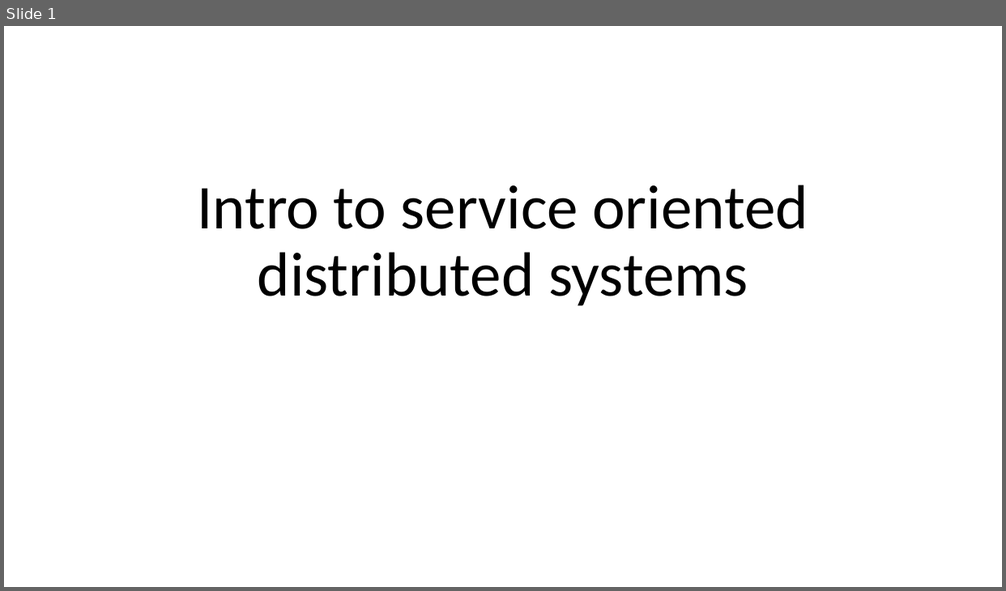
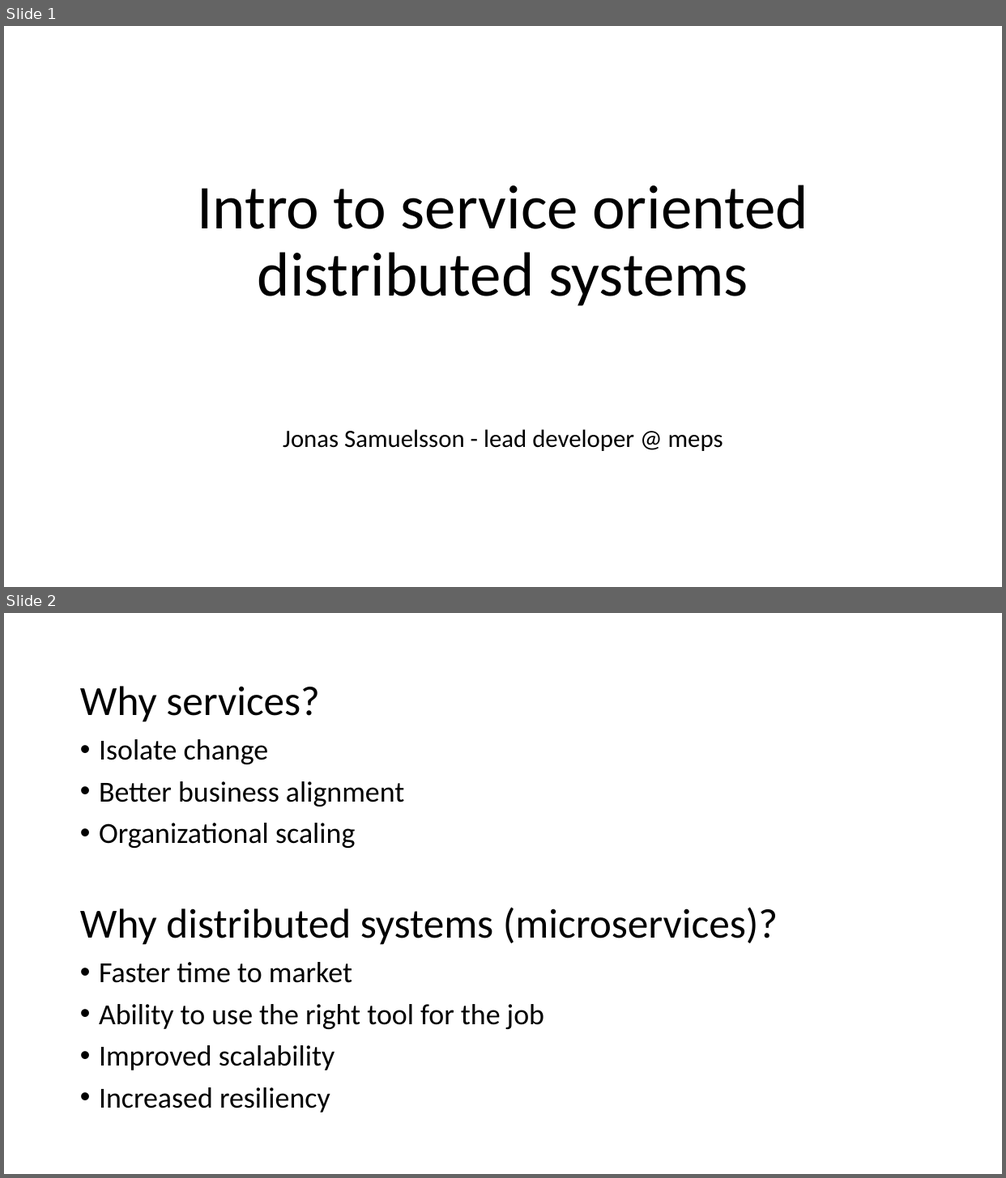
Before and after one commit to JonasSamuelsson/presentations, a slide deck: 2019-03-intro-to-service-oriented-distributed-systems/intro to service oriented distributed systems.pptx. Shown one above the other, each under a label of ours: slide 1 before the commit, slides 1 and 2 after it. The pictures are 1006x591 and 1006x1178 pixels, drawn with LibreOffice and Linux fonts; fonts in the diff are those of the drawing. Boxes give left, top, right and bottom in pixels: in the first picture for what was removed or moved away, otherwise in the second. Text is boxed around its words. In the diff, an @@ line names an element or a change of style, - is before the commit and + after.

```diff
--- a/2019-03-intro-to-service-oriented-distributed-systems/intro to service oriented distributed systems.pptx
+++ b/2019-03-intro-to-service-oriented-distributed-systems/intro to service oriented distributed systems.pptx
@@ slide 2 added at (4,613,1002,1174), background #FFFFFF @@
@@ text added at (80,686,778,1113), 28 pt, text #000000 @@
+Why services?
+• Isolate change
+• Better business alignment
+• Organizational scaling
+Why distributed systems (microservices)?
+• Faster time to market
+• Ability to use the right tool for the job
+• Improved scalability
+• Increased resiliency
@@ slide 1 changed as well @@
@@ subtitle added at (283,429,723,451), 24 pt, text #000000 @@
+Jonas Samuelsson - lead developer @ meps
```
Also in this commit, not shown: 3 other slides changed, 7 other slides added, 2 slides removed.
